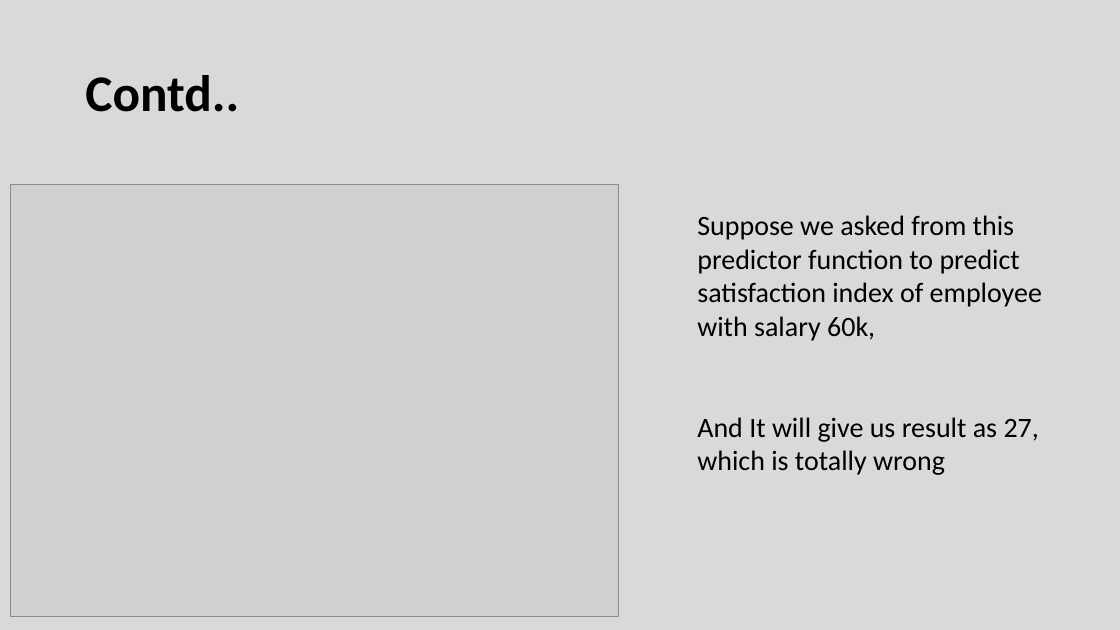
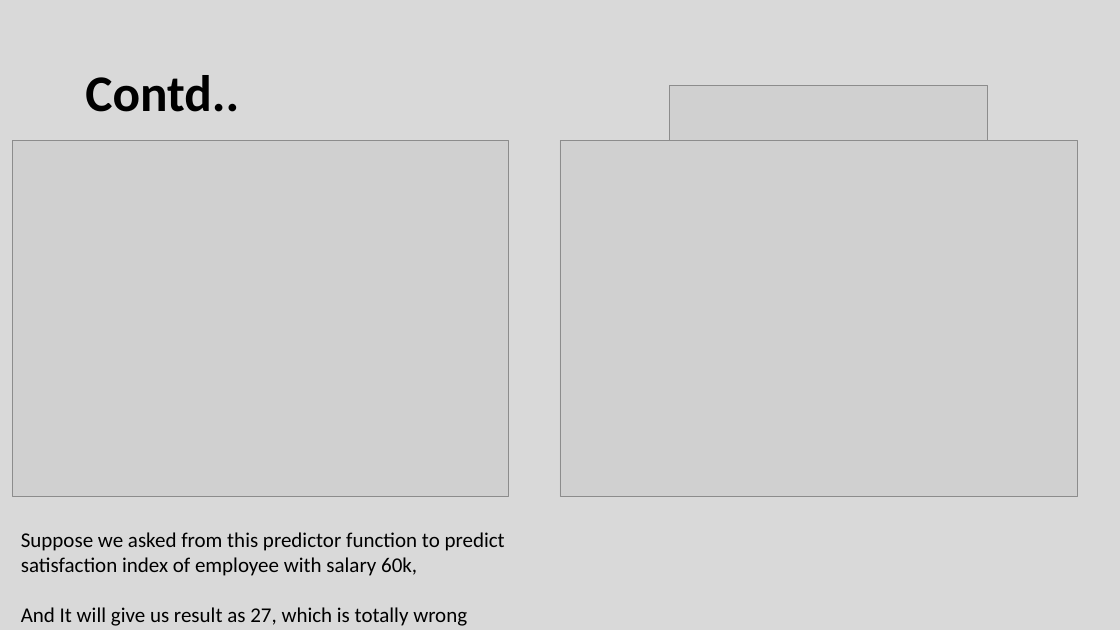
Before and after one commit to Vkrntkmrsngh/Machine-Learning-Training, a slide deck: slide 19 of Introduction TO DATA SCIENCE_Training.pptx (slide 20 before the commit). Drawn at 1120x630 pixels with LibreOffice and Linux fonts; fonts in the diff are those of the drawing; grey boxes stand for pictures. Boxes give left, top, right and bottom in pixels: in the first picture for what was removed or moved away, otherwise in the second. Text is boxed around its words. In the diff, an @@ line names an element or a change of style, - is before the commit and + after.

```diff
--- a/Introduction TO DATA SCIENCE_Training.pptx
+++ b/Introduction TO DATA SCIENCE_Training.pptx
@@ picture added at (670, 86, 987, 140) @@
@@ picture: place and size @@
-picture at (11, 185, 618, 617)
+picture at (13, 140, 509, 497)
@@ picture added at (560, 140, 1078, 497) @@
@@ text "Suppose we asked from this ...": place and size @@
-text "Suppose we asked from this ..." at (697, 215, 1042, 475)
+text "Suppose we asked from this ..." at (21, 532, 505, 626)
@@ text "Suppose we asked from this ..." at (21, 532, 505, 626): size 24 to 18 pt @@
```
Also in this commit, not shown: 10 other slides changed, 2 slides added, 3 slides removed, 1 other file.
